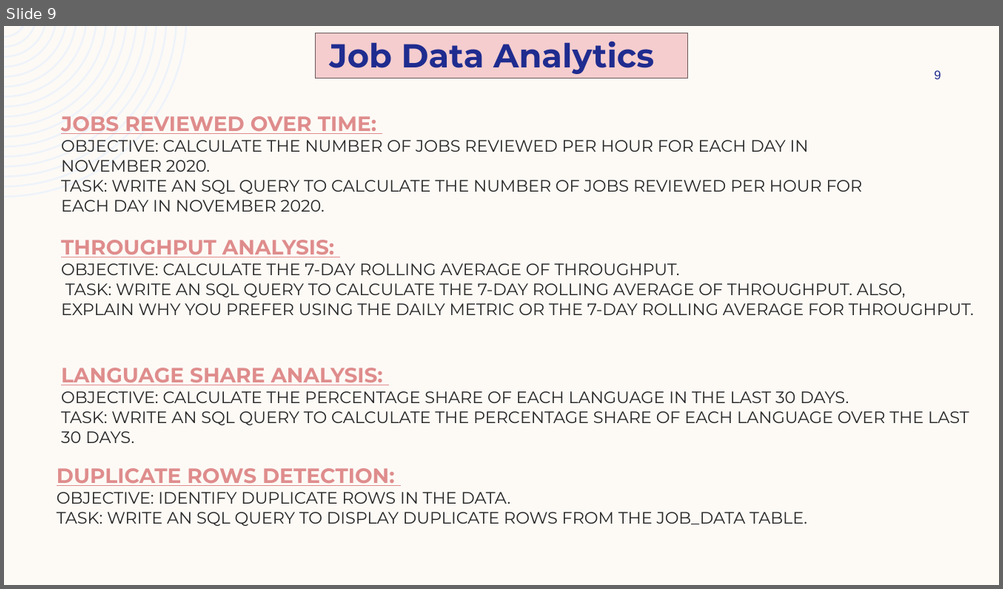
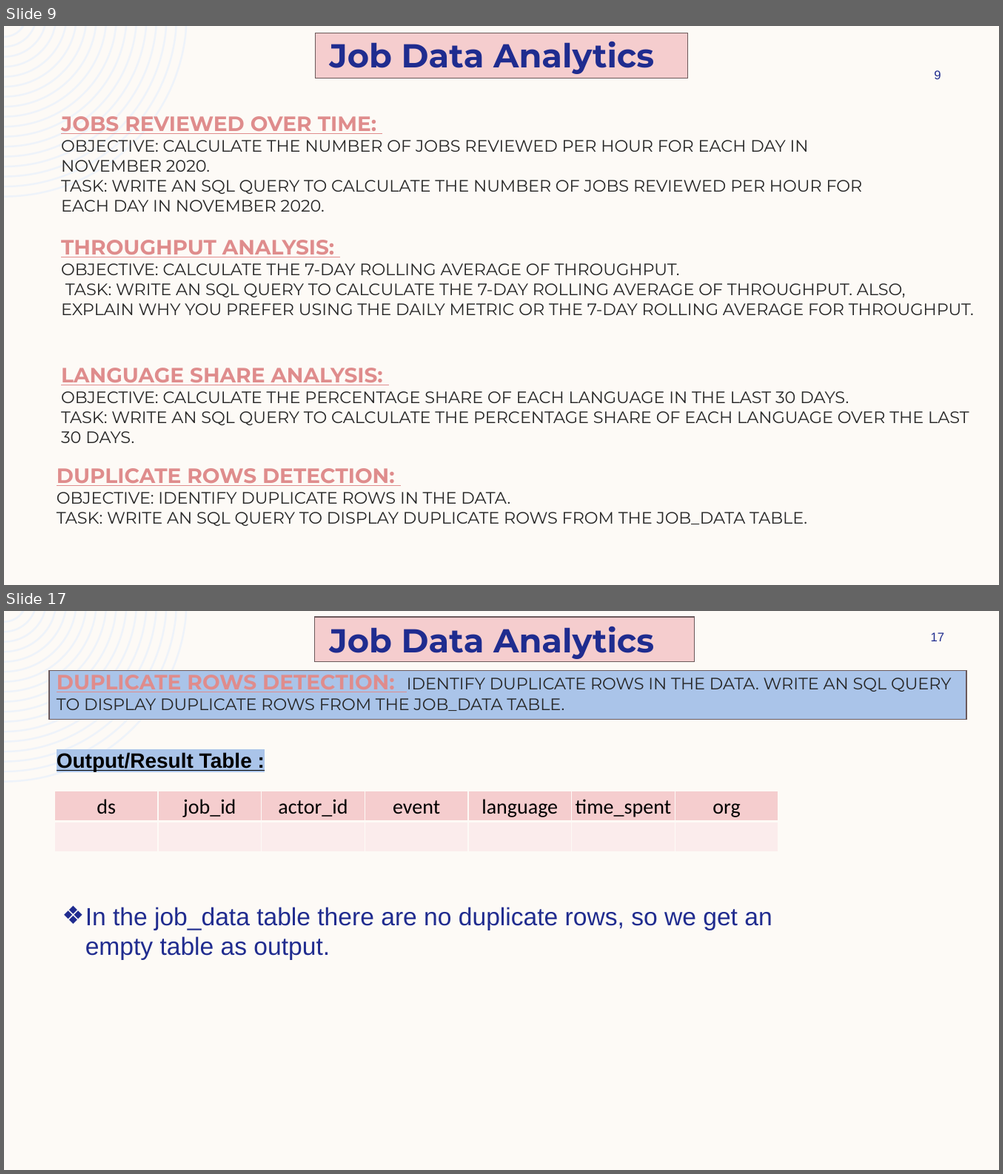
Before and after one commit to ShindeYash/Operation_and_Metric_Analytics, a slide deck: Report - Operation_and_Metric_Analytics.pptx. Shown one above the other, each under a label of ours: slide 9 before the commit, slides 9 and 17 after it; the slides between them are not shown. The pictures are 1003x589 and 1003x1174 pixels, drawn with LibreOffice and Linux fonts; fonts in the diff are those of the drawing. Boxes give left, top, right and bottom in pixels: in the first picture for what was removed or moved away, otherwise in the second. Text is boxed around its words. In the diff, an @@ line names an element or a change of style, - is before the commit and + after.

```diff
--- a/Report - Operation_and_Metric_Analytics.pptx
+++ b/Report - Operation_and_Metric_Analytics.pptx
@@ slide 17 added at (4,611,999,1170), background #FDFAF6; not listed: 1 template element that a slide beside it also shows @@
@@ rectangle added at (314,617,694,662), fill #F5CDCE, outline #6B5A5A 1 pt @@
@@ text added at (330,626,654,659), 32 pt, text #1F2C8F, bold @@
+Job Data Analytics
@@ page number added at (930,632,945,641), 12 pt, text #1F2C8F @@
+17
@@ rectangle added at (48,671,966,720), fill #AAC4E9, outline #6B5A5A 1 pt @@
@@ title added at (57,669,950,711), 16 pt, text #262626 @@
+DUPLICATE ROWS DETECTION: IDENTIFY DUPLICATE ROWS IN THE DATA. WRITE AN SQL QUERY TO DISPLAY DUPLICATE ROWS FROM THE JOB_DATA TABLE.
@@ text added at (57,752,252,772), 20 pt, text #000000, bold, underline @@
+Output/Result Table :
@@ table added at (55,792,781,852), 2 rows, 7 columns @@
+ds | job_id | actor_id | event | language | time_spent | org
+ |  |  |  |  |  | 
@@ text added at (85,907,771,960), 24 pt, text #202C8F @@
+❖ In the job_data table there are no duplicate rows, so we get an empty table as output.
```
Also in this commit, not shown: 2 slides changed, 8 other slides added, 4 other files.
